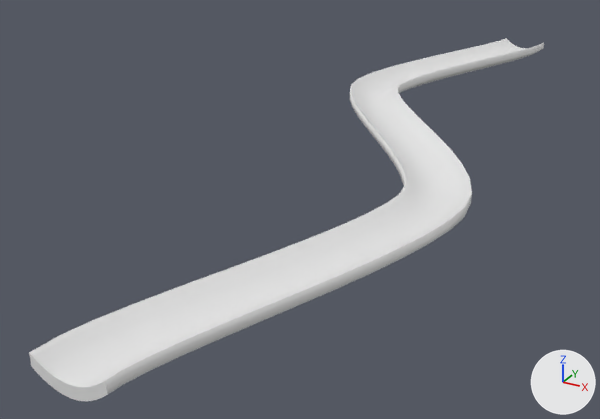
The Blender file Assets/Models/Paths/SCurve.blend as it was, and as the next commit left it.
Rendered twice from a camera (50 mm lens) standing at (16.0, -65.8, 15.0) and looking at (-4.0, -29.5, -3.1). Arrows for +X, +Y and +Z are at lower right; the lights stay in place.

Script lines for the objects in view, before the commit:
```python
cu_beziercurve_001 = bpy.data.curves.new('BezierCurve.001', 'CURVE')
cu_beziercurve_001.dimensions = '3D'
_sp = cu_beziercurve_001.splines.new('BEZIER'); _sp.bezier_points.add(3)
_sp.bezier_points.foreach_set('co', [0.0, 0.0, 0.0, -5.0, -17.0, 0.0, 5.0, -34.0, 0.0, 0.0, -51.0, 0.0])
_sp.bezier_points.foreach_set('handle_left', [0.0, 0.5, 0.0, -5.0, -12.0, 0.0, 5.0, -29.0, 0.0, 0.0, -48.0, 0.0])
_sp.bezier_points.foreach_set('handle_right', [0.0, -3.0, 0.0, -5.0, -21.32, 0.0, 5.0, -39.0, 0.0, 0.0, -51.5, 0.0])
for _p, _l, _r in zip(_sp.bezier_points, ['ALIGNED', 'ALIGNED', 'ALIGNED', 'ALIGNED'], ['ALIGNED', 'ALIGNED', 'ALIGNED', 'ALIGNED']): _p.handle_left_type = _l; _p.handle_right_type = _r
_sp.order_u = 0
_sp.order_v = 0
cu_beziercurve_001.use_path = True
cu_beziercurve_001.use_path_clamp = True
cu_beziercurve_001.bevel_mode = 'OBJECT'
cu_beziercurve_001.bevel_resolution = 1
cu_beziercurve_001.fill_mode = 'FULL'
cu_beziercurve_001.use_fill_caps = True
cu_beziercurve_001.bevel_object = ob_shape
ob_path = bpy.data.objects.new('Path', cu_beziercurve_001)
ob_path.location = (0.0, 0.0, 0.0)
```
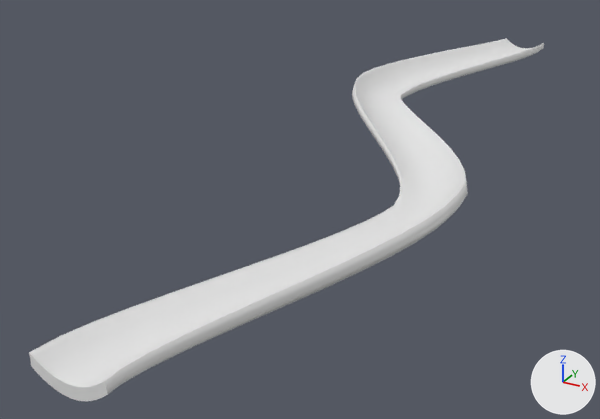
Commit message: With twist

What changed in the scene script:
```text
Change cu_beziercurve_001:
    where _sp = cu_beziercurve_001.splines.new('BEZIER'); _sp.bezier_points.add(3)
    add _sp.bezier_points.foreach_set('tilt', [0.0, -0.349, 0.349, 0.0])
```

Boxes [x1, y1, x2, y2] around the edits, measured in the pictures (600 x 419 px):
'Path', reshaped: [29, 38, 544, 401] in both
